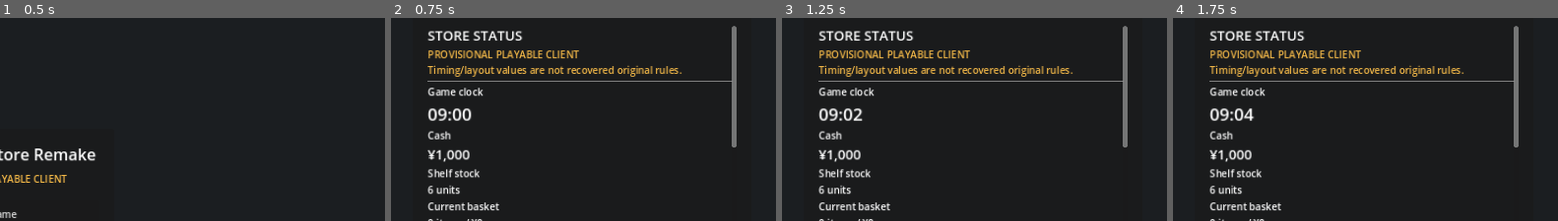
Above: before the commit, frames 1-4 (left to right).
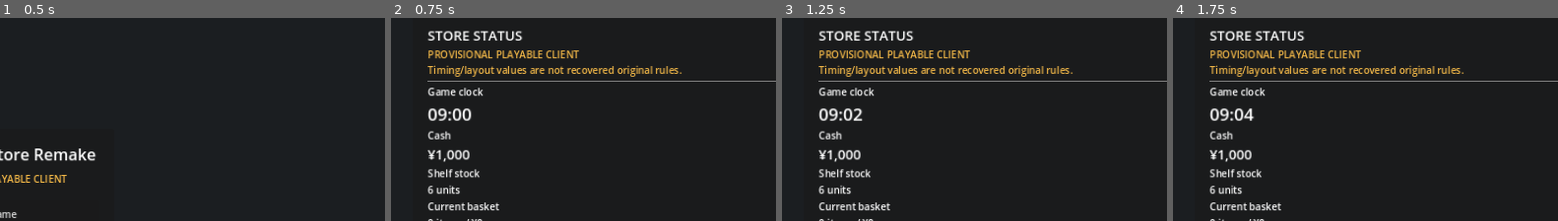
Above: after the commit, the same moments.

Repository: s1-1985/Covenience-store-remake
Game: Godot game, scene res://scenes/main_menu.tscn
The game is run twice, just before and just after one commit, with the same random seed, the same clock (stepped at 60 frames per second) and the same inputs.
Inputs:
- Up to frame 1 (0.5 s): no input
- Up to frame 2 (0.75 s): click "New Game" at 0.5 s
- Up to frame 3 (1.25 s): no input
- Up to frame 4 (1.75 s): click "Show town map" at 1.25 s
The pictures show only the part of the screen within x 50-100%, y 1-51%; the shares and areas given below are measured in that part.

Frame 1 is identical in both runs. In frame 2, 0.8% of the frame differs, in the area x 88-100%, y 3-64%; in frame 3, 0.8%; in frame 4, 0.8%.

Commit message:
Show confirmed pre-hire résumé stat bands in the hire dropdown (task #73)
The third companion book directly confirms the original hiring screen
only reveals a coarse band (40-69="普通", 70-100="高い") for the 4
résumé stats (体力/学歴/敏捷性/社交性) before hiring, not the exact
number. This client's hire_candidate_option dropdown has shown the exact
real skill numbers since task #56, so the confirmed band is appended as
extra context rather than replacing that existing display. Not tagged
REMAKE_BALANCED_DEFAULT since the 40-69/70-100 thresholds are
CONFIRMED_OFFICIAL, not invented.

Co-Authored-By: Claude Sonnet 5 <noreply@anthropic.com>
Claude-Session: https://claude.ai/code/session_01PXuqF9JKWmmXoEsxN531iJ

Diff:
--- a/game/scripts/headless_smoke.gd
+++ b/game/scripts/headless_smoke.gd
@@ -2252,6 +2252,19 @@
     if hire_ui_candidate_index < 0:
         _fail("economy UI: hire candidate option did not include an unemployed candidate ('hamada_yuko')")
         return
+
+    # CONFIRMED_OFFICIAL (third companion book): the pre-hire résumé stat
+    # band (40-69="普通", 70-100="高い"). hamada_yuko's confirmed stats are
+    # stamina=65/academic_background=55/agility=70/sociability=50, so the
+    # displayed candidate text must show 普通/普通/高い/普通 for those four.
+    if economy_ui_scene._resume_stat_band(69) != "普通" or economy_ui_scene._resume_stat_band(70) != "高い":
+        _fail("_resume_stat_band did not split at the confirmed 40-69/70-100 boundary")
+        return
+    var hire_ui_candidate_text: String = economy_ui_scene.hire_candidate_option.get_item_text(hire_ui_candidate_index)
+    if not hire_ui_candidate_text.contains("体力普通 学歴普通 敏捷性高い 社交性普通"):
+        _fail("hire candidate option text did not show hamada_yuko's expected résumé stat bands")
+        return
+
     economy_ui_scene.hire_candidate_option.selected = hire_ui_candidate_index
     economy_ui_scene._on_hire_candidate_pressed()
     if economy_ui_scene.simulation.staff.members["staff-2"].candidate_id != "hamada_yuko":
--- a/game/scripts/main.gd
+++ b/game/scripts/main.gd
@@ -594,11 +594,15 @@
             continue
         _hire_candidate_ids.append(candidate_id)
         hire_candidate_option.add_item(
-            "%s — register %d / replen %d / ¥%s/day" % [
+            "%s — register %d / replen %d / ¥%s/day (体力%s 学歴%s 敏捷性%s 社交性%s)" % [
                 entry["display_name"],
                 int(entry["register_skill"]),
                 int(entry["replenishment_skill"]),
                 _format_integer(int(entry["salary_yen_per_day_24h"])),
+                _resume_stat_band(int(entry["stamina"])),
+                _resume_stat_band(int(entry["academic_background"])),
+                _resume_stat_band(int(entry["agility"])),
+                _resume_stat_band(int(entry["sociability"])),
             ]
         )
         var icon := _menu_icon("staff", store_view._staff_sprite_id_for_candidate(candidate_id))
@@ -747,6 +751,21 @@
     return texture
 
 
+# CONFIRMED_OFFICIAL (third companion book, docs/research/strategy-guide-
+# third-companion-book-full-extraction-2026-09-24.md, "人材募集した段階
+# では、その人のこまかい能力まではわからない...4つの能力とパラメータは
+# 下の表のようになっている" -- 体力~スタミナ, 学歴~レジ・セキュリティ
+# 能力, 敏捷性~商品補充・店内移動速度, 社交性~サービス・清掃能力): the
+# original hiring screen's 4 résumé stats (体力/学歴/敏捷性/社交性) each
+# reveal only a coarse band before hiring, not the exact underlying
+# number -- 40-69 is "普通", 70-100 is "高い". This dropdown already shows
+# the exact real skill numbers (task #56's staff_candidates data), so the
+# band is appended as additional source-faithful context, not a removal
+# of information the player currently sees.
+func _resume_stat_band(value: int) -> String:
+    return "高い" if value >= 70 else "普通"
+
+
 func _format_integer(value: int) -> String:
     var raw := str(abs(value))
     var chunks: Array[String] = []
Not shown, changed: PROJECT_MEMORY.md
Not shown, added: docs/decisions/0143-pre-hire-resume-stat-bands.md
Not shown, changed: reference_sim/tests/test_game_vertical_slice_contract.py
